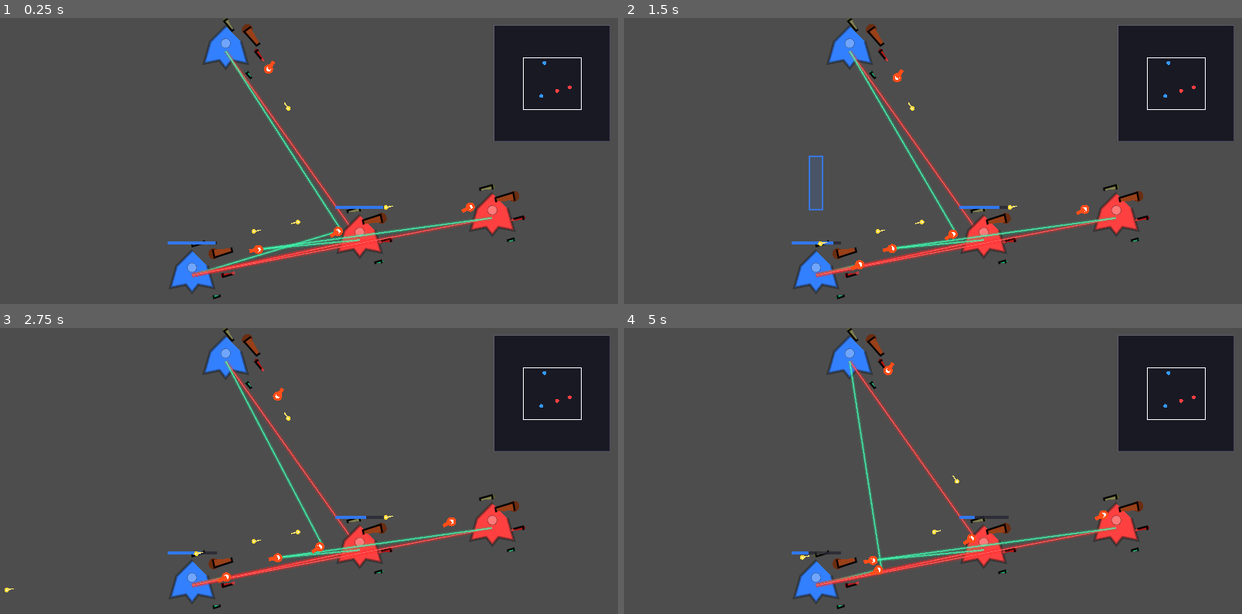
Above: before the commit, frames 1-4 (two rows, left to right).
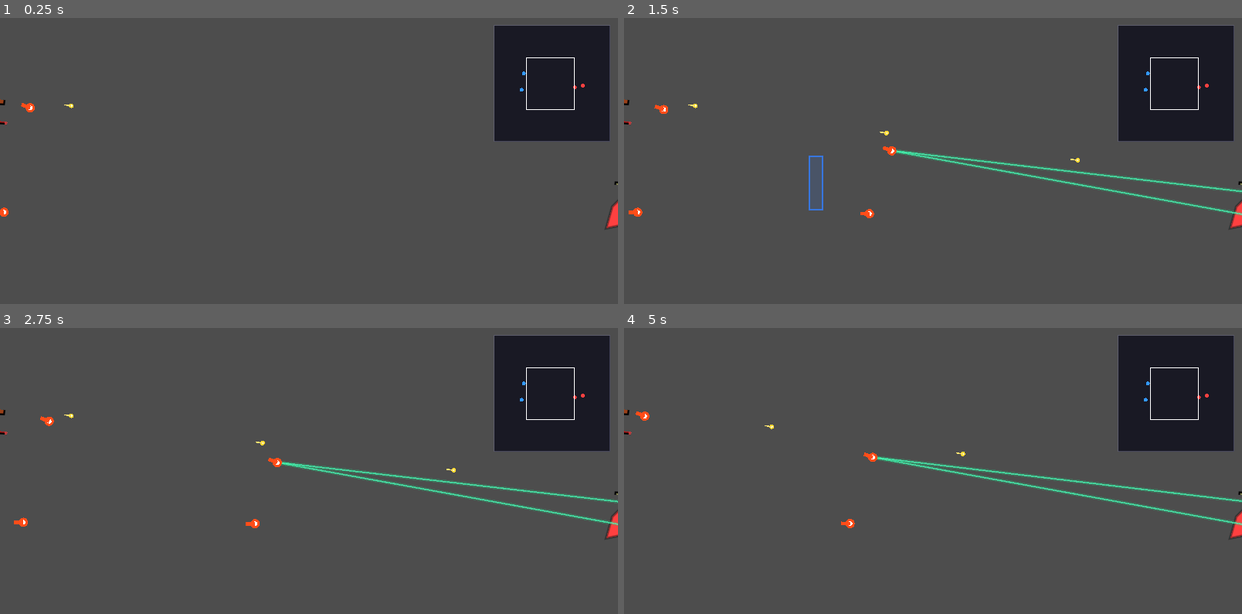
Above: after the commit, the same moments.

Repository: ZhanXuzhao/SpaceRTS
Game: Godot game, scene res://scenes/main.tscn
Two runs of this game, one before a commit and one after it. Both use one fixed random seed, a clock stepped at 60 frames per second and the inputs below.
Inputs (mouse positions are in pixels of both pictures, inside the frame that each line leads up to):
- Up to frame 1 (0.25 s): no input
- Up to frame 2 (1.5 s): tap Enter at 0.5 s; move the mouse to (1068, 175) at 0.52 s; tap R at 0.6 s; click (1068, 175) at 0.67 s; drag from (809, 209) to (852, 52) at 1.27 s
- Up to frame 3 (2.75 s): move the mouse to (370, 425) at 2.02 s; hold Shift from 2.03 s (still down)
- Up to frame 4 (5 s): release Shift at 2.75 s; drag from (902, 571) to (1118, 528) at 2.77 s; move the mouse to (1118, 553) at 3.52 s; hold A 3.53-4.25 s; tap Q at 3.6 s; drag from (747, 450) to (982, 551) at 4.27 s

The runs differ from the first frame. In frame 1, 6.1% of the frame differs, in the area x 0-100%, y 0-99%; in frame 2, 7.5%; in frame 3, 7.4%; in frame 4, 7.5%.

Commit message:
Teams spawn 1000px apart, camera centered at (700,300)

Diff:
--- a/scripts/main.gd
+++ b/scripts/main.gd
@@ -51,7 +51,7 @@
 	_camera.name = "Camera2D"
 	_camera.enabled = true
 	_camera.anchor_mode = Camera2D.ANCHOR_MODE_DRAG_CENTER
-	_camera.global_position = Vector2(400, 300)
+	_camera.global_position = Vector2(700, 300)
 	add_child(_camera)
 	_camera.make_current()
 
@@ -370,11 +370,11 @@
 
 	for i in range(blue_count):
 		var unit = _create_unit(Unit.Team.BLUE)
-		unit.position = Vector2(randf_range(100, 350), randf_range(100, 500))
+		unit.position = Vector2(randf_range(100, 300), randf_range(200, 400))
 
 	for i in range(red_count):
 		var unit = _create_unit(Unit.Team.RED)
-		unit.position = Vector2(randf_range(450, 700), randf_range(100, 500))
+		unit.position = Vector2(randf_range(1100, 1300), randf_range(200, 400))
 
 
 func _create_unit(team: Unit.Team) -> Unit:
--- a/scripts/unit.gd
+++ b/scripts/unit.gd
@@ -127,6 +127,7 @@
 
 	# ---- 战斗 / 追击 ----
 	var max_range = _get_max_range()
+	var approach_range = _get_approach_range()
 	if _current_target != null and max_range > 0:
 		var dist = global_position.distance_to(_current_target.global_position)
 		if dist <= max_range:
@@ -158,7 +159,7 @@
 			# 纯移动指令不追击，继续走原路线
 			# 移动中的非追击单位：目标超出射程则清除，下次帧会重新获取
 			if not should_chase and is_instance_valid(_current_target):
-				if global_position.distance_to(_current_target.global_position) > max_range * 1.2:
+				if global_position.distance_to(_current_target.global_position) > approach_range * 1.2:
 					_current_target = null
 	elif _current_target == null:
 		if _has_saved_move:
@@ -214,6 +215,14 @@
 			max_r = max(max_r, w.range)
 	return max_r
 
+
+func _get_approach_range() -> float:
+	var min_r := INF
+	for w in _slot_weapons:
+		if w == null or w.weapon_type == Weapon.WeaponType.PD:
+			continue
+		min_r = min(min_r, w.range)
+	return min_r if min_r < INF else 0.0
 
 func _rotate_toward(current: float, target: float, max_delta: float) -> float:
 	"""按最大步长旋转 current 角度到 target 角度（弧度）"""
